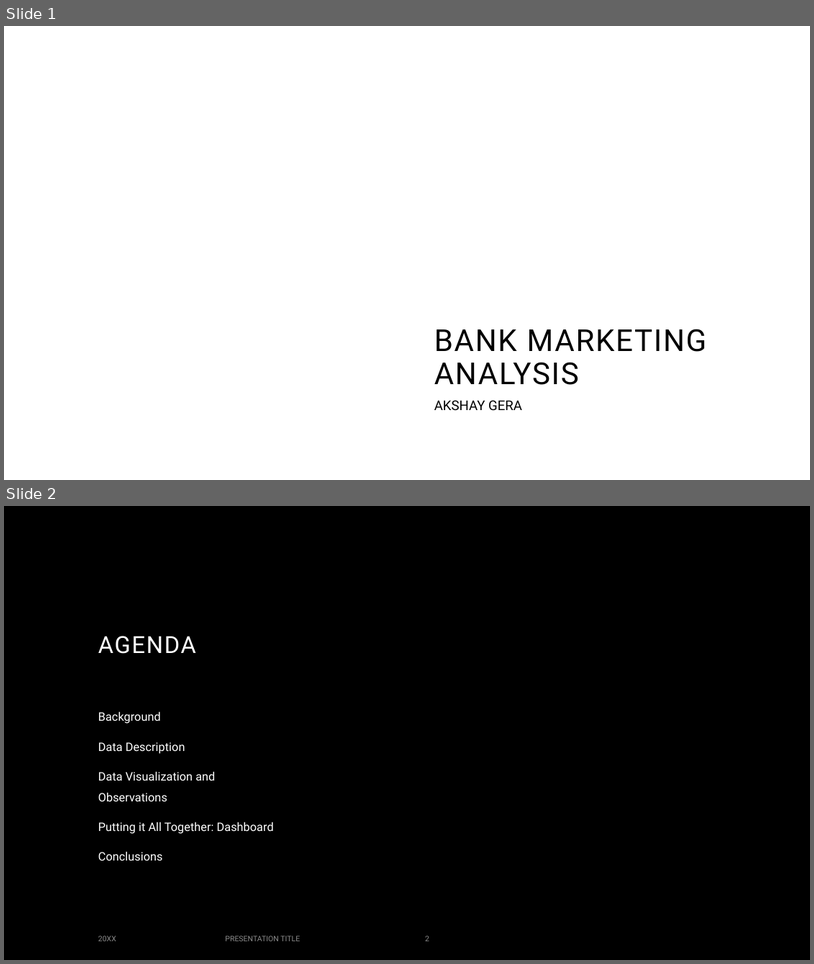
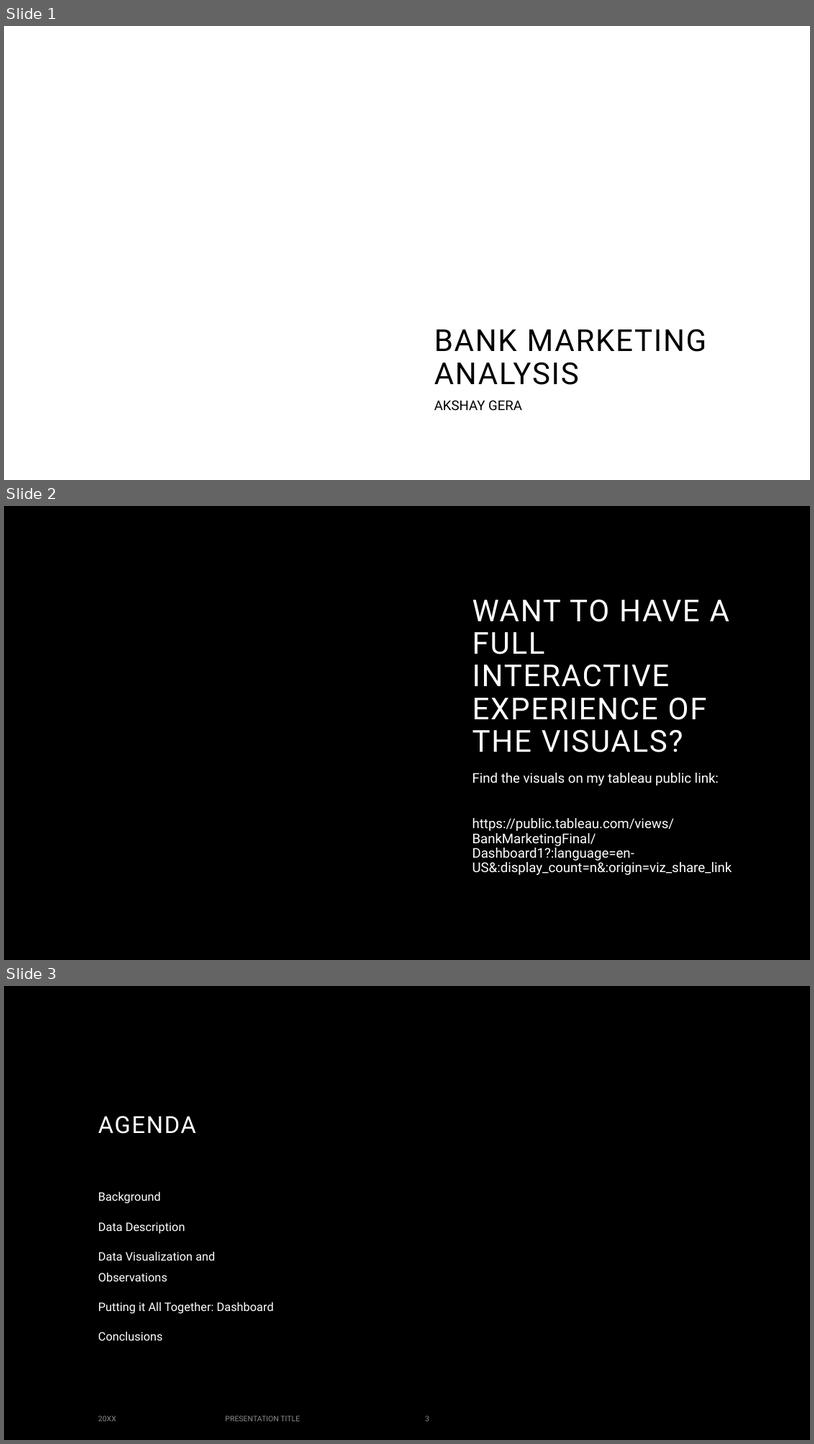
Before and after one commit to akshay-gera/-Tableau-Bank-Marketing-Visualization, a slide deck: Bank marketing analysis.pptx. Shown one above the other, each under a label of ours: slides 1 and 2 before the commit, slides 1, 2 and 3 after it. The pictures are 814x964 and 814x1444 pixels, drawn with LibreOffice and Linux fonts; fonts in the diff are those of the drawing; background and template pictures are left out. Boxes give left, top, right and bottom in pixels: in the first picture for what was removed or moved away, otherwise in the second. Text is boxed around its words. In the diff, an @@ line names an element or a change of style, - is before the commit and + after.

Commit message:
PowerPoint File Added

```diff
--- a/Bank marketing analysis.pptx
+++ b/Bank marketing analysis.pptx
@@ slide 2 added at [4, 506, 810, 960], background #000000 @@
@@ title added at [473, 599, 730, 752], 36 pt, text #FFFFFF @@
+WANT TO HAVE A FULL INTERACTIVE EXPERIENCE OF THE VISUALS?
@@ subtitle added at [473, 772, 733, 875], 16 pt, text #FFFFFF @@
+Find the visuals on my tableau public link:
+https://public.tableau.com/views/BankMarketingFinal/Dashboard1?:language=en-US&:display_count=n&:origin=viz_share_link
@@ what was slide 2 is now slide 3 @@
```
